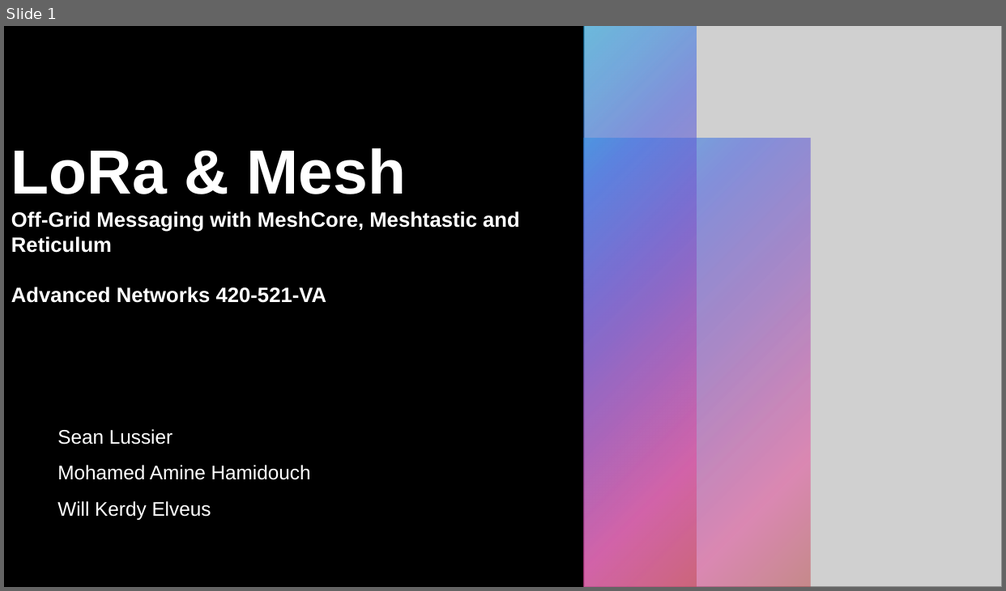
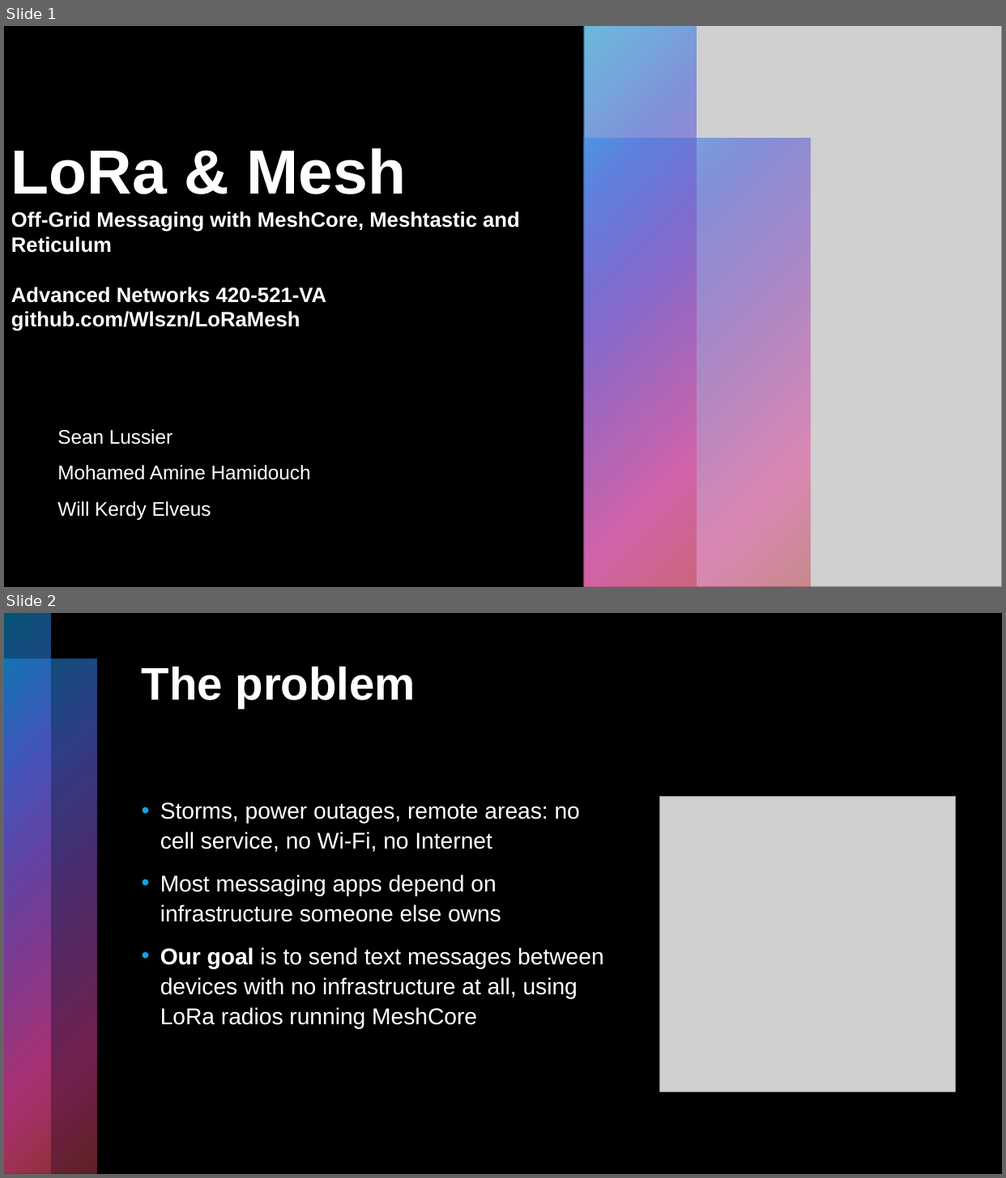
Before and after one commit to Wlszn/LoRaMesh, a slide deck: slides/LoRaPresentation.pptx. Shown one above the other, each under a label of ours: slide 1 before the commit, slides 1 and 2 after it. The pictures are 1006x591 and 1006x1178 pixels, drawn with LibreOffice and Linux fonts; fonts in the diff are those of the drawing; grey boxes stand for pictures. Boxes give left, top, right and bottom in pixels: in the first picture for what was removed or moved away, otherwise in the second. Text is boxed around its words. In the diff, an @@ line names an element or a change of style, - is before the commit and + after.

```diff
--- a/slides/LoRaPresentation.pptx
+++ b/slides/LoRaPresentation.pptx
@@ slide 2 added at (4,613,1002,1174), background #000000 @@
@@ rectangle added at (4,613,50,1174), fill gradient #0BA5E8 to #5066E1 to #894EC0 to #E54196 to #BE4449 @@
@@ rectangle added at (4,613,1002,1174), fill #000000 @@
@@ rectangle added at (4,613,50,1174), fill gradient #0BA5E8 to #5066E1 to #894EC0 to #E54196 to #BE4449 @@
@@ rectangle added at (4,659,97,1174), fill gradient #0BA5E8 to #5066E1 to #894EC0 to #E54196 to #BE4449 @@
@@ rectangle added at (4,659,97,1174), fill gradient #0BA5E8 to #5066E1 to #894EC0 to #E54196 to #BE4449 @@
@@ title added at (142,666,416,708), 44 pt, text #FFFFFF, bold @@
+The problem
@@ text added at (160,803,603,1029), 22 pt, text #FFFFFF @@
+• Storms, power outages, remote areas: no cell service, no Wi-Fi, no Internet
+• Most messaging apps depend on infrastructure someone else owns
+• Our goal is to send text messages between devices with no infrastructure at all, using LoRa radios running MeshCore
@@ picture added at (661,796,957,1093) @@
@@ slide 1 changed as well @@
@@ title at (11,148,520,331): text changed @@
-LoRa & Mesh
-Off-Grid Messaging with MeshCore, Meshtastic and Reticulum
-Advanced Networks 420-521-VA
+LoRa & Mesh
+Off-Grid Messaging with MeshCore, Meshtastic and Reticulum
+Advanced Networks 420-521-VA
+github.com/Wlszn/LoRaMesh
```
Also in this commit, not shown: 5 other slides added.
